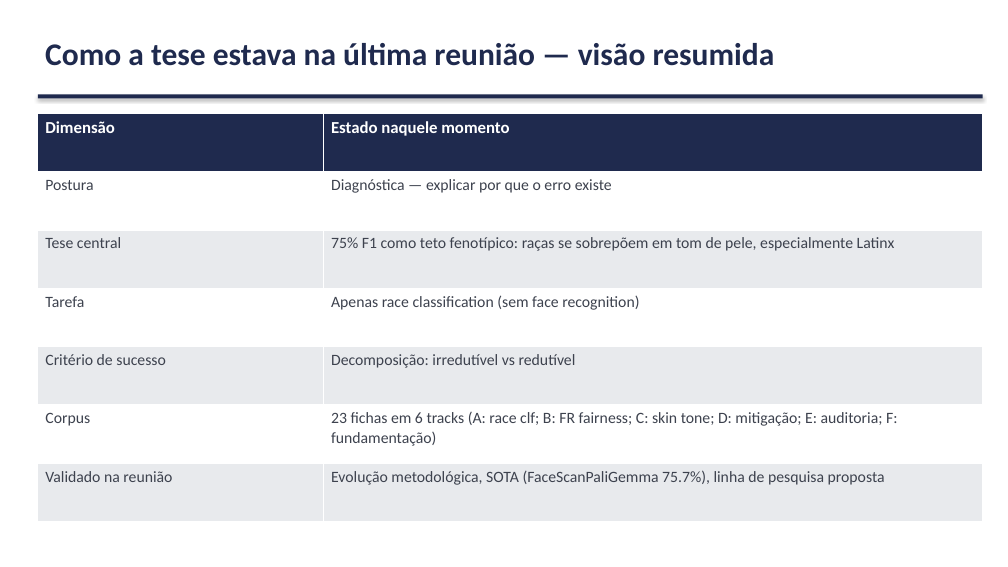
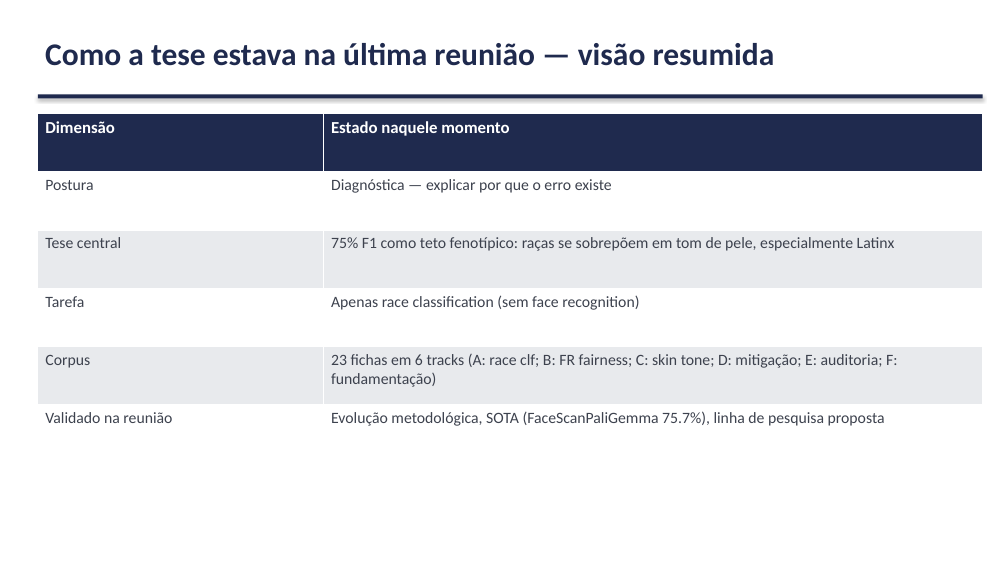
Before and after one commit to marcellozzetti/Facial-Recognition-Models-Mitigating-Bias, a slide deck: slide 4 of docs/ativo/material_reuniao_orientador_v3.2.1.pptx. Drawn at 1008x567 pixels with LibreOffice and Linux fonts; fonts in the diff are those of the drawing. Boxes give left, top, right and bottom in pixels: in the first picture for what was removed or moved away, otherwise in the second. Text is boxed around its words. In the diff, an @@ line names an element or a change of style, - is before the commit and + after.

```diff
--- a/docs/ativo/material_reuniao_orientador_v3.2.1.pptx
+++ b/docs/ativo/material_reuniao_orientador_v3.2.1.pptx
@@ table at box(38, 113, 983, 464) @@
-row 5: Critério de sucesso | Decomposição: irredutível vs redutível
```
Also in this commit, not shown: 9 other slides changed, 1 slide added, 1 other file.
